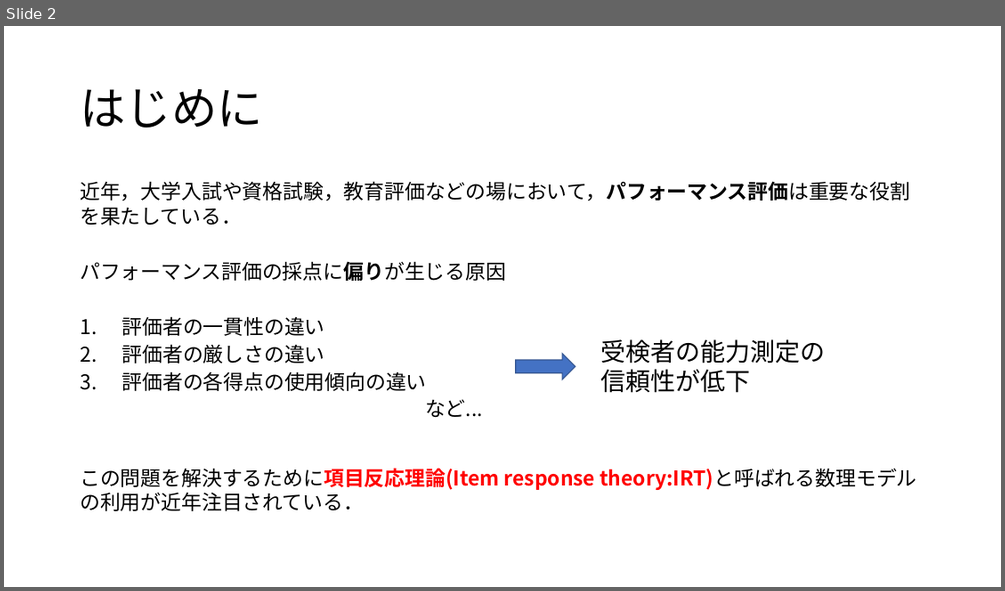
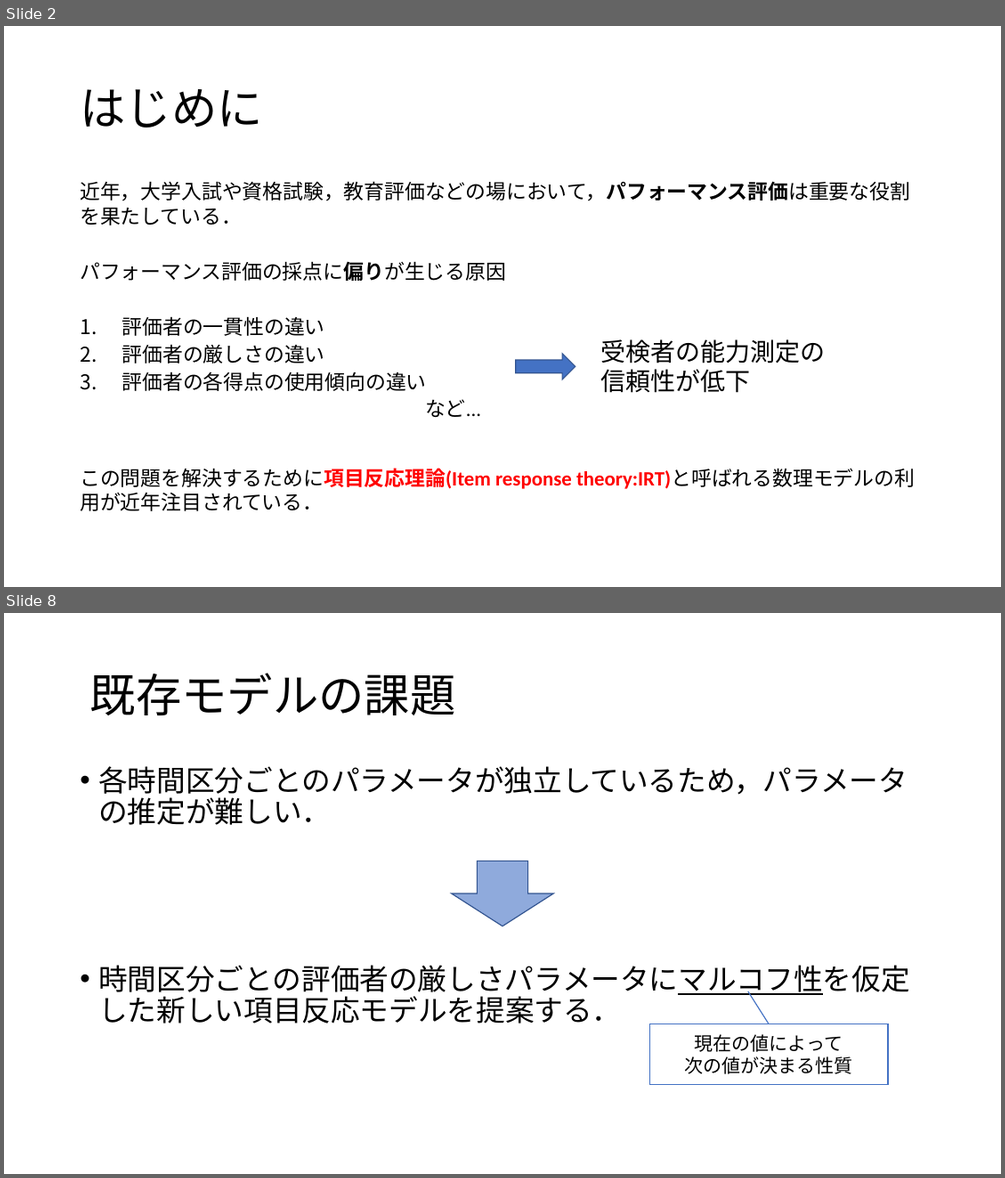
Before and after one commit to Mayu925/lab, a slide deck: chukan/発表スライド.pptx. Shown one above the other, each under a label of ours: slide 2 before the commit, slides 2 and 8 after it; the slides between them are not shown. The pictures are 1005x591 and 1005x1178 pixels, drawn with LibreOffice and Linux fonts; fonts in the diff are those of the drawing. Boxes give left, top, right and bottom in pixels: in the first picture for what was removed or moved away, otherwise in the second. Text is boxed around its words. In the diff, an @@ line names an element or a change of style, - is before the commit and + after.

```diff
--- a/chukan/発表スライド.pptx
+++ b/chukan/発表スライド.pptx
@@ slide 8 added at (4,613,1001,1174), background #FFFFFF @@
@@ title added at (90,673,456,715), 44 pt, text #000000 @@
+既存モデルの課題
@@ text added at (98,766,909,1023), 28 pt, text #000000 @@
+• 各時間区分ごとのパラメータが独立しているため，パラメータの推定が難しい．
+• 時間区分ごとの評価者の厳しさパラメータにマルコフ性を仮定した新しい項目反応モデルを提案する．
@@ down arrow added at (451,860,553,925), fill #8FAADC, outline #325491 1 pt @@
@@ line added from (748, 991) to (769, 1024), #4472C4 1 pt @@
@@ rectangle added at (649,1024,888,1085), fill #FFFFFF, outline #4472C4 1 pt, 18 pt, text #000000 @@
+現在の値によって
+次の値が決まる性質
@@ slide 2 changed as well @@
@@ text "近年，大学入試や資格試験，教育評価などの場において，パフォーマンス評価は重要な役割を果たしている．" at (80,181,914,511): font Noto Sans CJK JP to Calibri @@
```
Also in this commit, not shown: 7 other slides changed, 15 other slides added, 4 slides removed, 2 other files.
